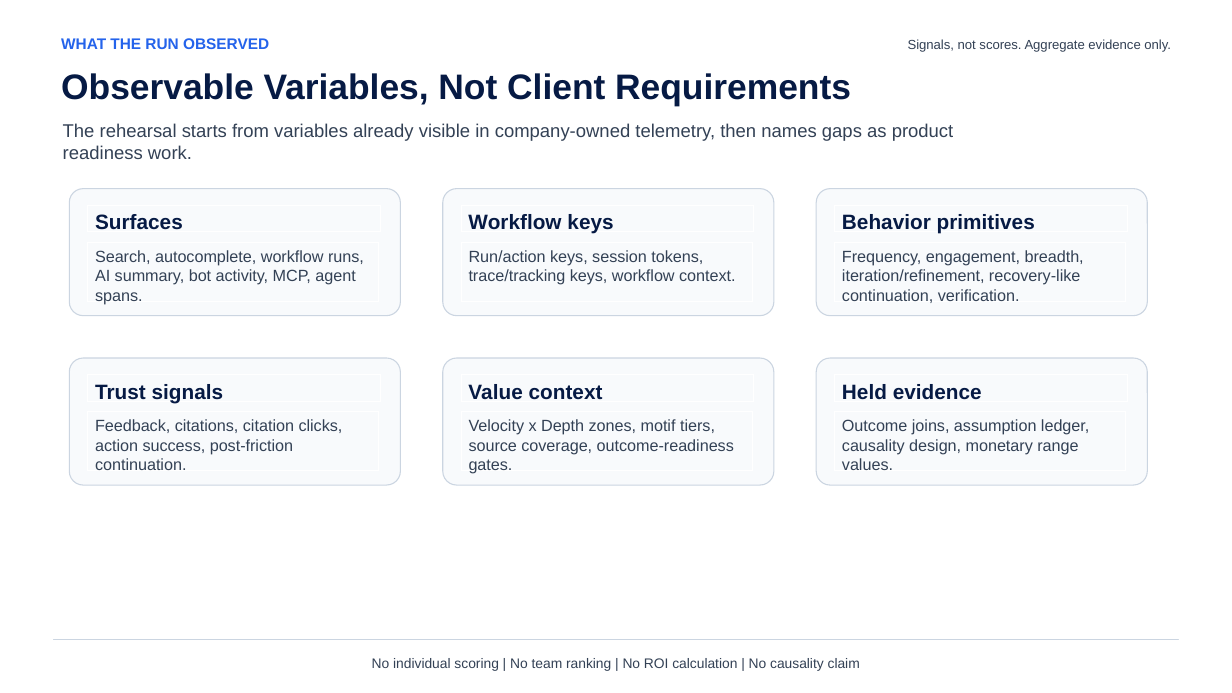
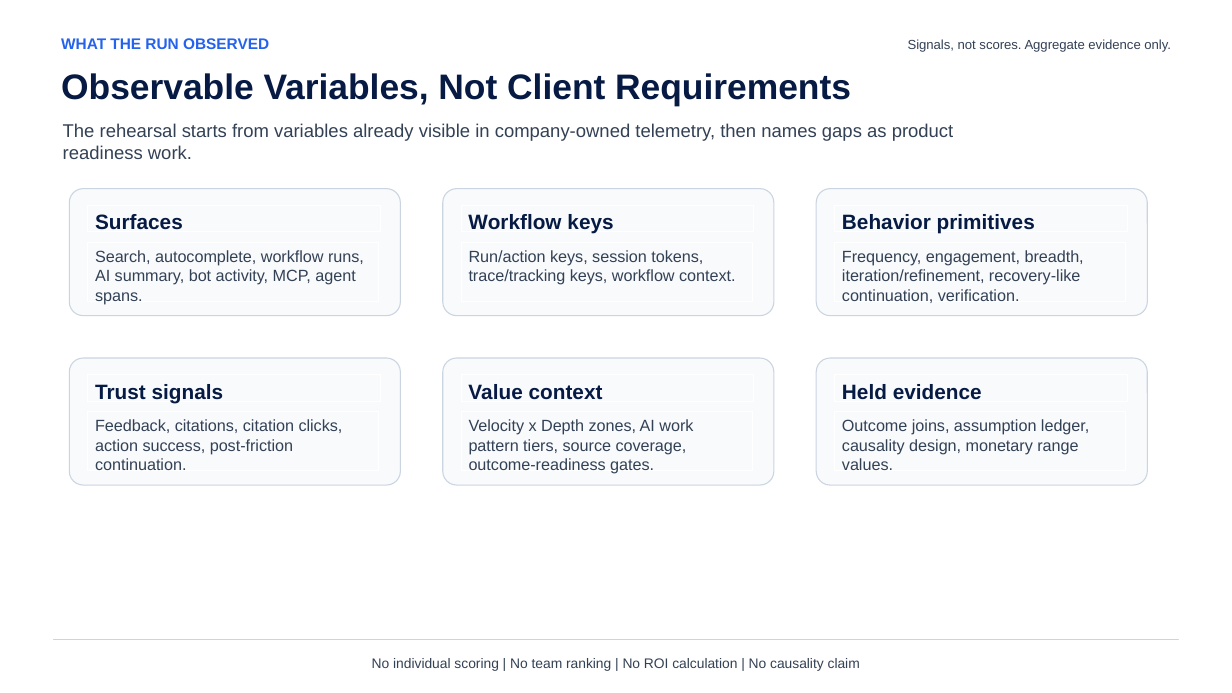
Before and after one commit to kelleyjamesb-ai/fluencytracr, a slide deck: slide 5 of output/internal-pilot-packet-2026-05-28/FluencyTracr_Internal_Pilot_Deck.pptx (slide 2 before the commit). Drawn at 1232x693 pixels with LibreOffice and Linux fonts; fonts in the diff are those of the drawing. Boxes give left, top, right and bottom in pixels: in the first picture for what was removed or moved away, otherwise in the second. Text is boxed around its words. In the diff, an @@ line names an element or a change of style, - is before the commit and + after.

Commit message:
docs: add AI manager outcomes recommendation packet

```diff
--- a/output/internal-pilot-packet-2026-05-28/FluencyTracr_Internal_Pilot_Deck.pptx
+++ b/output/internal-pilot-packet-2026-05-28/FluencyTracr_Internal_Pilot_Deck.pptx
@@ text in rectangle at box(469, 419, 693, 474): text changed @@
-Velocity x Depth zones, motif tiers, source coverage, outcome-readiness gates.
+Velocity x Depth zones, AI work pattern tiers, source coverage, outcome-readiness gates.
```
Also in this commit, not shown: 2 other slides changed, 3 slides added, 33 other files.
